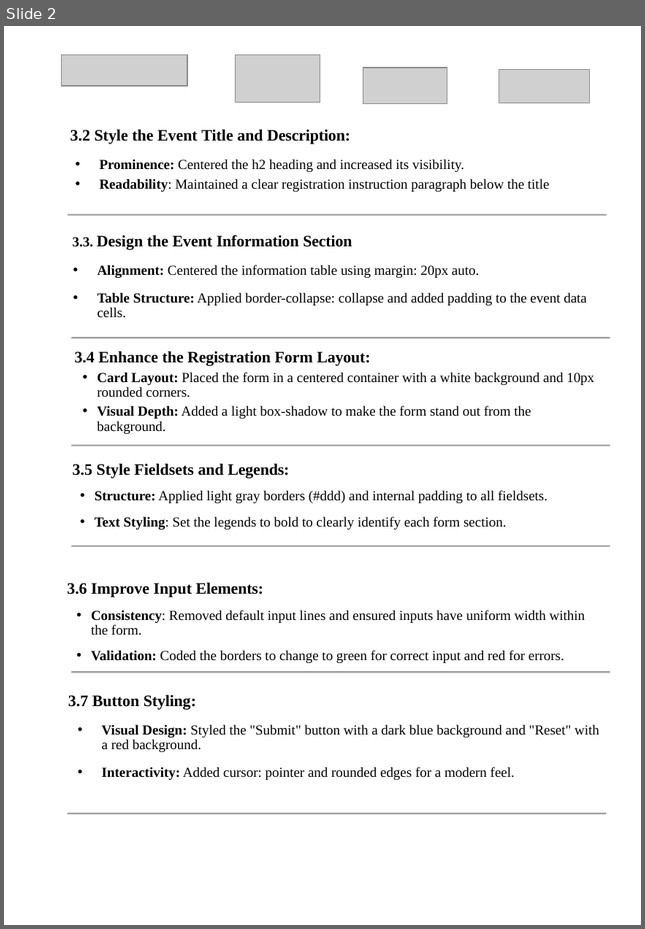
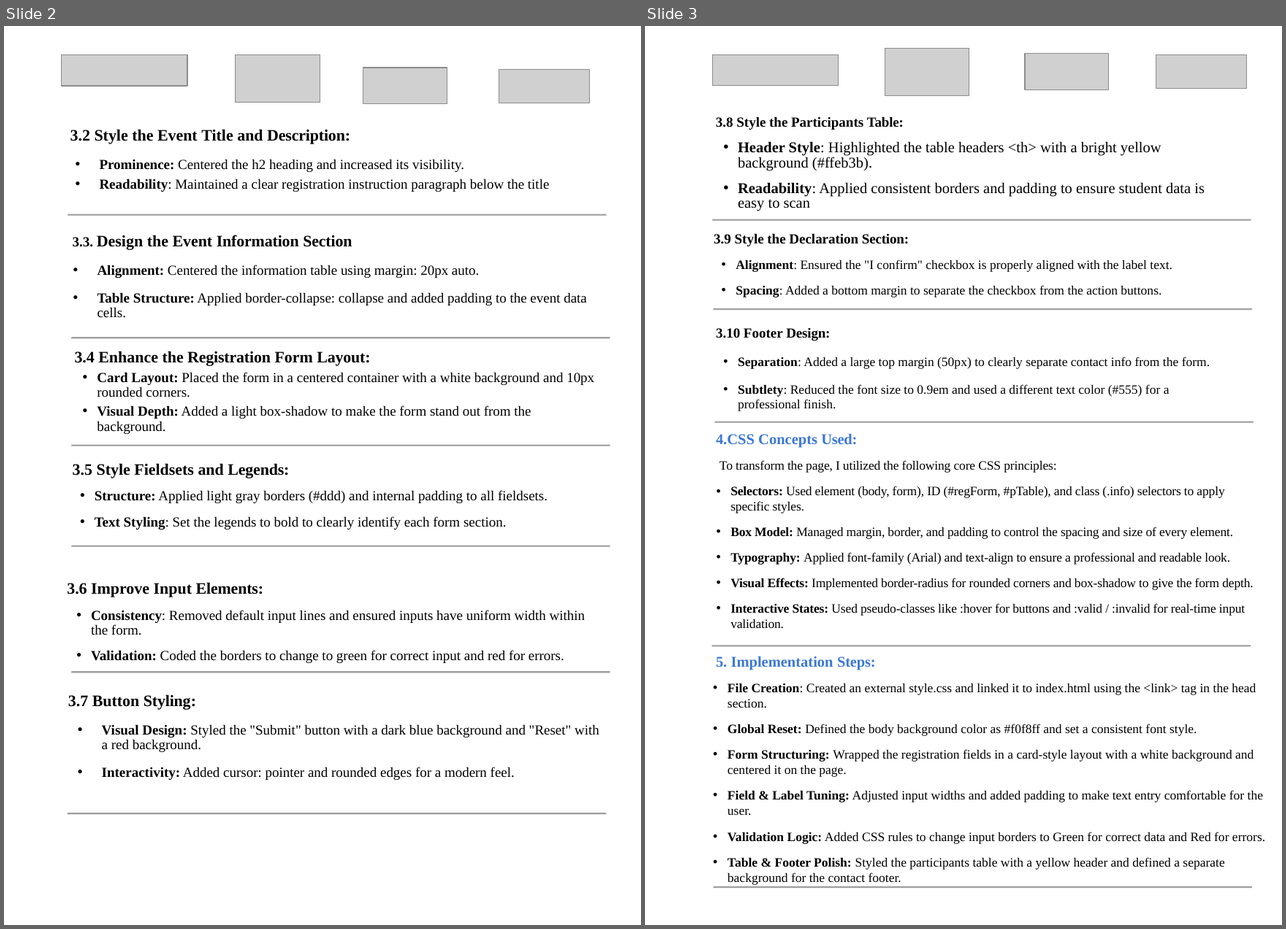
Before and after one commit to mr-heain/event-registration, a slide deck: ppt/FE Assignment template- 2.pptx. Shown side by side, each under a label of ours: slide 2 before the commit, slides 2 and 3 after it. The pictures are 645x929 and 1286x929 pixels, drawn with LibreOffice and Linux fonts; fonts in the diff are those of the drawing; grey boxes stand for pictures. Boxes give left, top, right and bottom in pixels: in the first picture for what was removed or moved away, otherwise in the second. Text is boxed around its words. In the diff, an @@ line names an element or a change of style, - is before the commit and + after.

Commit message:
almost completed template 2 filename and screenshot remaining

```diff
--- a/ppt/FE Assignment template- 2.pptx
+++ b/ppt/FE Assignment template- 2.pptx
@@ slide 3 added at [645,26,1282,925], background #FFFFFF @@
@@ picture added at [713,54,838,85] @@
@@ picture added at [884,49,968,96] @@
@@ picture added at [1025,54,1109,90] @@
@@ picture added at [1155,55,1246,89] @@
@@ text added at [716,117,1204,211], 14 pt, text #000000 @@
+3.8 Style the Participants Table:
+• Header Style: Highlighted the table headers <th> with a bright yellow background (#ffeb3b).
+• Readability: Applied consistent borders and padding to ensure student data is easy to scan
@@ group added at [713,219,1251,221]: 6 freeform shapes @@
@@ text added at [714,233,1172,298], 12 pt, text #000000 @@
+3.9 Style the Declaration Section:
+• Alignment: Ensured the "I confirm" checkbox is properly aligned with the label text.
+• Spacing: Added a bottom margin to separate the checkbox from the action buttons.
@@ group added at [714,309,1252,311]: 6 freeform shapes @@
@@ text added at [716,328,1209,411], 12 pt, text #000000 @@
+3.10 Footer Design:
+• Separation: Added a large top margin (50px) to clearly separate contact info from the form.
+• Subtlety: Reduced the font size to 0.9em and used a different text color (#555) for a professional finish.
@@ group added at [715,421,1253,423]: 6 freeform shapes @@
@@ text added at [716,434,1253,629], 12 pt, text #000000 @@
+4.CSS Concepts Used:
+To transform the page, I utilized the following core CSS principles:
+• Selectors: Used element (body, form), ID (#regForm, #pTable), and class (.info) selectors to apply specific styles.
+• Box Model: Managed margin, border, and padding to control the spacing and size of every element.
+• Typography: Applied font-family (Arial) and text-align to ensure a professional and readable look.
+• Visual Effects: Implemented border-radius for rounded corners and box-shadow to give the form depth.
+• Interactive States: Used pseudo-classes like :hover for buttons and :valid / :invalid for real-time input validation.
@@ group added at [712,646,1250,647]: 6 freeform shapes @@
@@ text added at [716,657,1265,884], 12 pt, text #000000 @@
+5. Implementation Steps:
+• File Creation: Created an external style.css and linked it to index.html using the <link> tag in the head section.
+• Global Reset: Defined the body background color as #f0f8ff and set a consistent font style.
+• Form Structuring: Wrapped the registration fields in a card-style layout with a white background and centered it on the page.
+• Field & Label Tuning: Adjusted input widths and added padding to make text entry comfortable for the user.
+• Validation Logic: Added CSS rules to change input borders to Green for correct data and Red for errors.
+• Table & Footer Polish: Styled the participants table with a yellow header and defined a separate background for the contact footer.
@@ group added at [714,887,1252,889]: 6 freeform shapes @@
```
Also in this commit, not shown: 1 slide changed, 1 other slide added, 2 slides removed.
